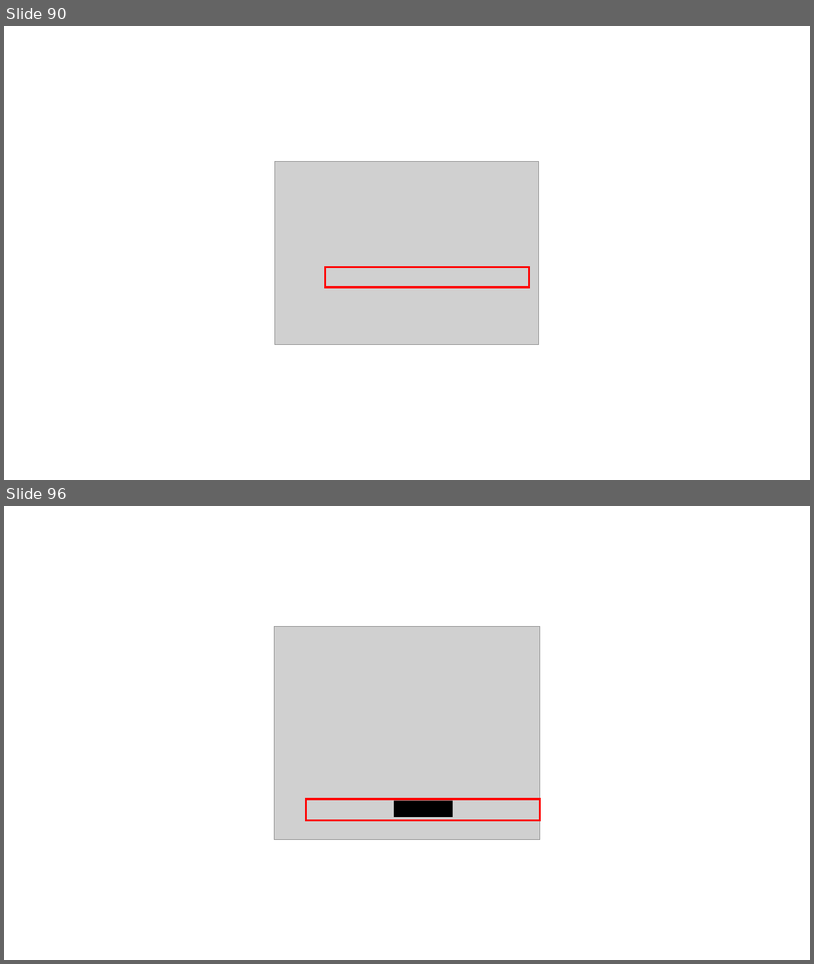
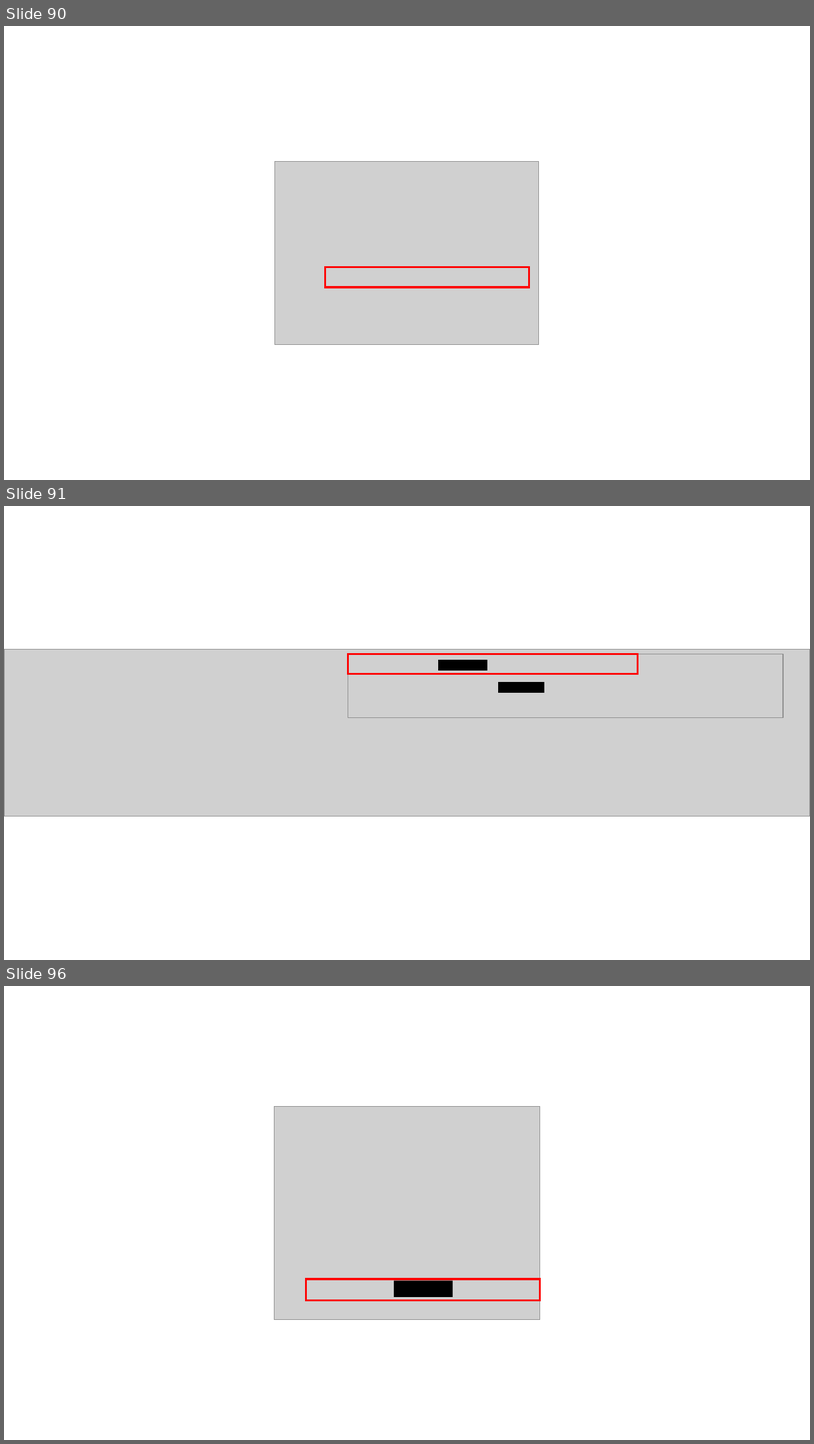
Before and after one commit to nishida2073/ai_navive, a slide deck: 01_テキスト/Git入門_図.pptx. Shown one above the other, each under a label of ours: slides 90 and 96 before the commit, slides 90, 91 and 96 after it; the slides between them are not shown. The pictures are 814x964 and 814x1444 pixels, drawn with LibreOffice and Linux fonts; fonts in the diff are those of the drawing; grey boxes stand for pictures. Boxes give left, top, right and bottom in pixels: in the first picture for what was removed or moved away, otherwise in the second. Text is boxed around its words. In the diff, an @@ line names an element or a change of style, - is before the commit and + after.

```diff
--- a/01_テキスト/Git入門_図.pptx
+++ b/01_テキスト/Git入門_図.pptx
@@ slide 91 added at (x1=4, y1=506, x2=810, y2=960), background #FFFFFF @@
@@ picture added at (x1=4, y1=649, x2=810, y2=816) @@
@@ picture added at (x1=348, y1=654, x2=784, y2=718) @@
@@ rectangle added at (x1=348, y1=654, x2=638, y2=673), outline #FF0000 2.25 pt @@
@@ rectangle added at (x1=439, y1=660, x2=488, y2=670), fill #000000, outline #000000 1 pt @@
@@ rectangle added at (x1=500, y1=682, x2=545, y2=693), fill #000000, outline #000000 1 pt @@
```
Also in this commit, not shown: 10 slides changed, 11 other slides added, 3 slides removed, 1 other file.
